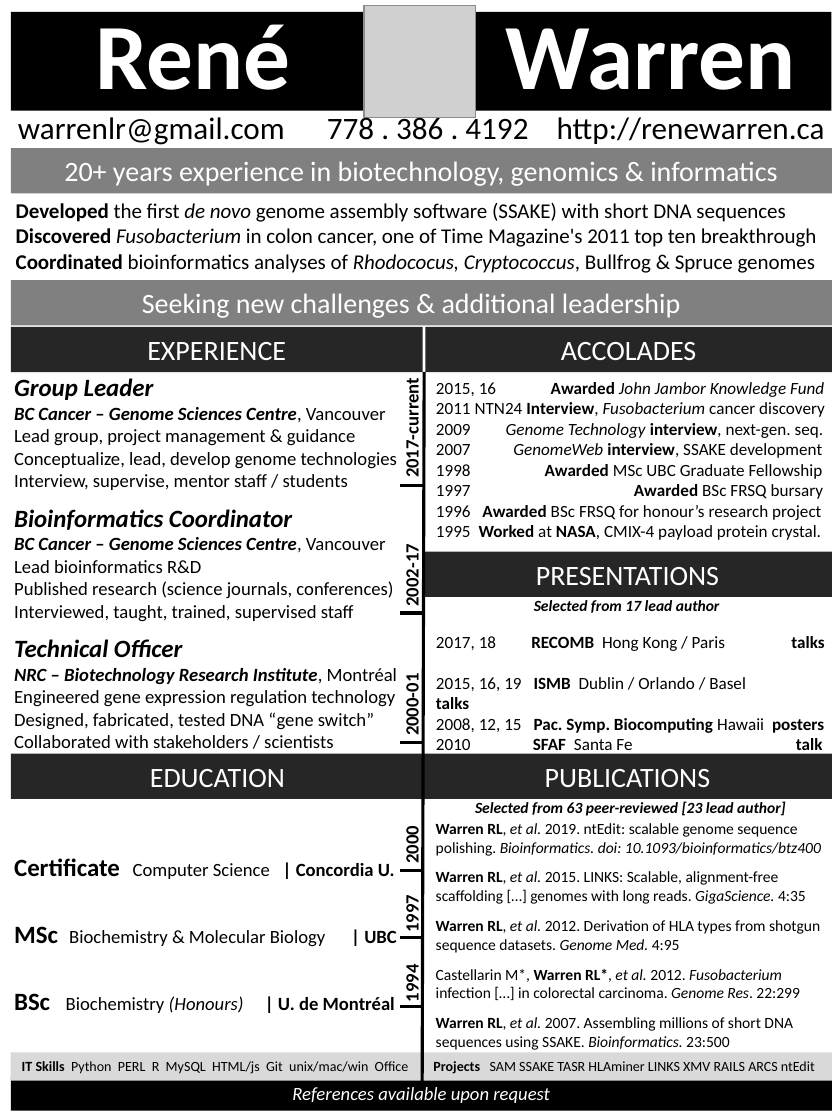
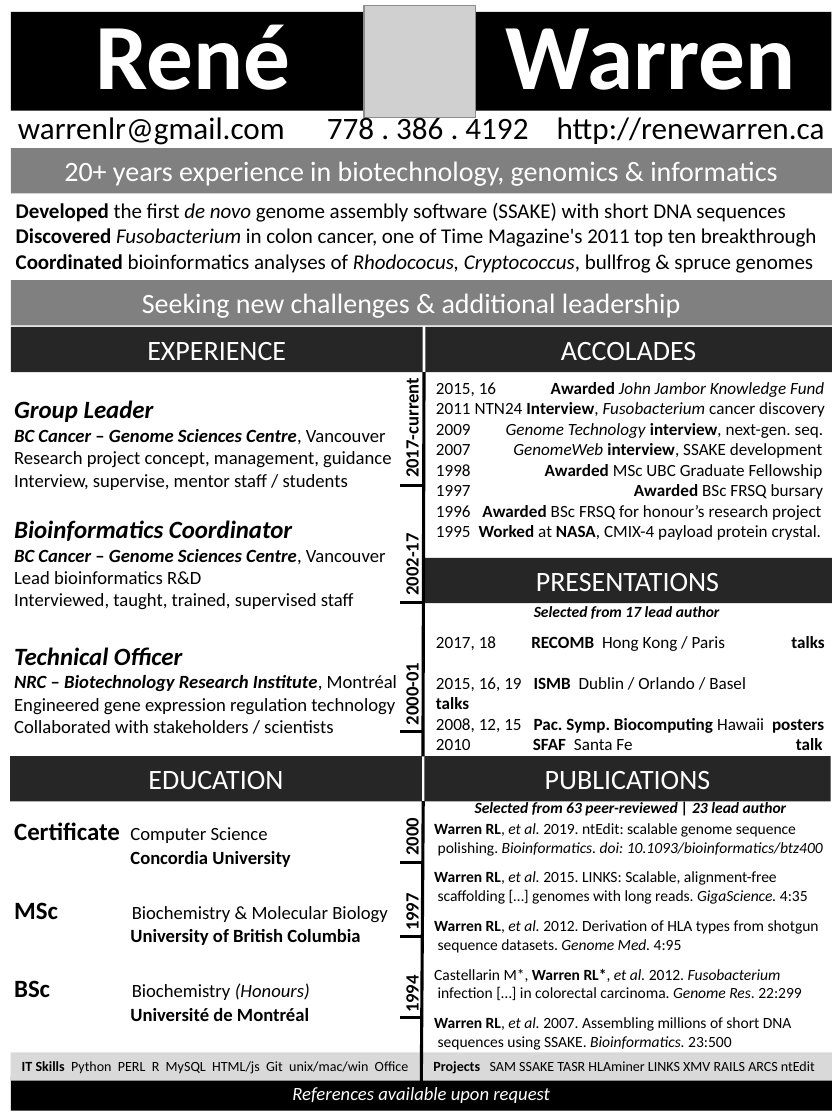
Before and after one commit to warrenlr/warrenlr.github.io, a slide deck: slide 1 of cv/CV_RWARREN_PPTbw.pptx. Drawn at 840x1120 pixels with LibreOffice and Linux fonts; fonts in the diff are those of the drawing; grey boxes stand for pictures. Boxes give left, top, right and bottom in pixels: in the first picture for what was removed or moved away, otherwise in the second. Text is boxed around its words. In the diff, an @@ line names an element or a change of style, - is before the commit and + after.

```diff
--- a/cv/CV_RWARREN_PPTbw.pptx
+++ b/cv/CV_RWARREN_PPTbw.pptx
@@ text at (x1=16, y1=254, x2=813, y2=273): text changed @@
-Coordinated bioinformatics analyses of Rhodococus, Cryptococcus, Bullfrog & Spruce genomes
+Coordinated bioinformatics analyses of Rhodococus, Cryptococcus, bullfrog & spruce genomes
@@ line moved from (424, 372) - (422, 1082) to (424, 372) - (423, 756) @@
@@ text at (x1=14, y1=451, x2=391, y2=468): text changed @@
-Lead group, project management & guidance
-Conceptualize, lead, develop genome technologies
+Research project concept, management, guidance
@@ rectangle "PRESENTATIONS" moved from (x1=423, y1=552, x2=832, y2=597) to (x1=423, y1=558, x2=832, y2=603) @@
@@ text at (x1=14, y1=581, x2=393, y2=598): paragraph removed @@
-Published research (science journals, conferences)
@@ text "Selected from 17 lead author" moved from (x1=534, y1=600, x2=720, y2=613) to (x1=534, y1=606, x2=720, y2=619) @@
@@ text at (x1=14, y1=698, x2=395, y2=1021): text changed @@
-Engineered gene expression regulation technology Designed, fabricated, tested DNA “gene switch”
-Collaborated with stakeholders / scientists
-Certificate Computer Science | Concordia U.
-MSc Biochemistry & Molecular Biology | UBC
-BSc Biochemistry (Honours) | U. de Montréal
+Engineered gene expression regulation technology Collaborated with stakeholders / scientists
+Certificate Computer Science
+Concordia University
+MSc Biochemistry & Molecular Biology
+University of British Columbia
+BSc Biochemistry (Honours)
+Université de Montréal
@@ 3 lines, 2 texts moved together from (x1=400, y1=550, x2=424, y2=870) to (x1=400, y1=539, x2=424, y2=862) @@
@@ text "2000" moved from (x1=401, y1=829, x2=424, y2=863) to (x1=401, y1=821, x2=424, y2=855) @@
@@ line added from (423, 801) to (421, 1086), #000000 2 pt @@
@@ text at (x1=475, y1=800, x2=787, y2=816): text changed @@
-Selected from 63 peer-reviewed [23 lead author]
+Selected from 63 peer-reviewed | 23 lead author
@@ text at (x1=434, y1=823, x2=823, y2=1050): text changed @@
-Warren RL, et al. 2019. ntEdit: scalable genome sequence polishing. Bioinformatics. doi: 10.1093/bioinformatics/btz400
-Warren RL, et al. 2015. LINKS: Scalable, alignment-free scaffolding […] genomes with long reads. GigaScience. 4:35
-Warren RL, et al. 2012. Derivation of HLA types from shotgun sequence datasets. Genome Med. 4:95
-Castellarin M*, Warren RL*, et al. 2012. Fusobacterium infection […] in colorectal carcinoma. Genome Res. 22:299
-Warren RL, et al. 2007. Assembling millions of short DNA sequences using SSAKE. Bioinformatics. 23:500
+Warren RL, et al. 2019. ntEdit: scalable genome sequence
+polishing. Bioinformatics. doi: 10.1093/bioinformatics/btz400
+Warren RL, et al. 2015. LINKS: Scalable, alignment-free
+scaffolding […] genomes with long reads. GigaScience. 4:35
+Warren RL, et al. 2012. Derivation of HLA types from shotgun
+sequence datasets. Genome Med. 4:95
+Castellarin M*, Warren RL*, et al. 2012. Fusobacterium
+infection […] in colorectal carcinoma. Genome Res. 22:299
+Warren RL, et al. 2007. Assembling millions of short DNA
+sequences using SSAKE. Bioinformatics. 23:500
@@ text "1994" moved from (x1=401, y1=967, x2=424, y2=1001) to (x1=401, y1=978, x2=424, y2=1012) @@
@@ line moved from (400, 1007) - (423, 1007) to (400, 1018) - (423, 1018) @@
```
